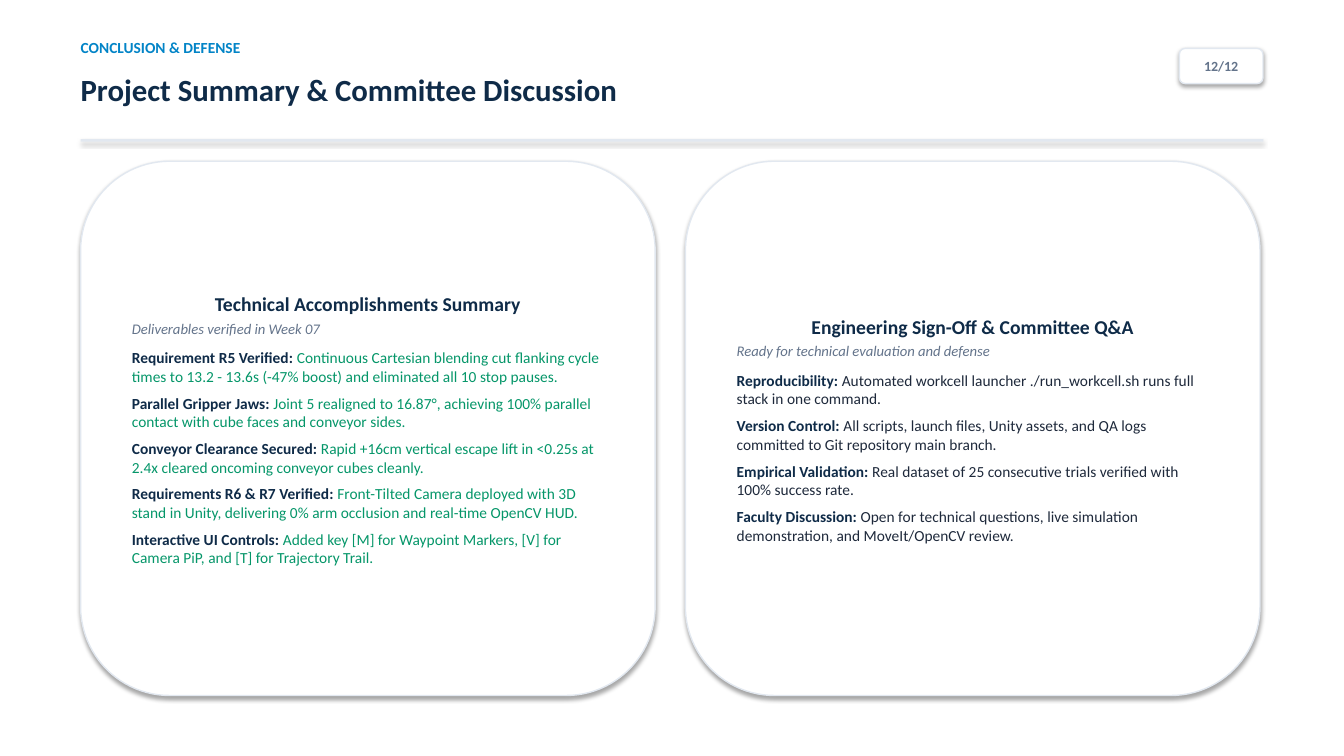
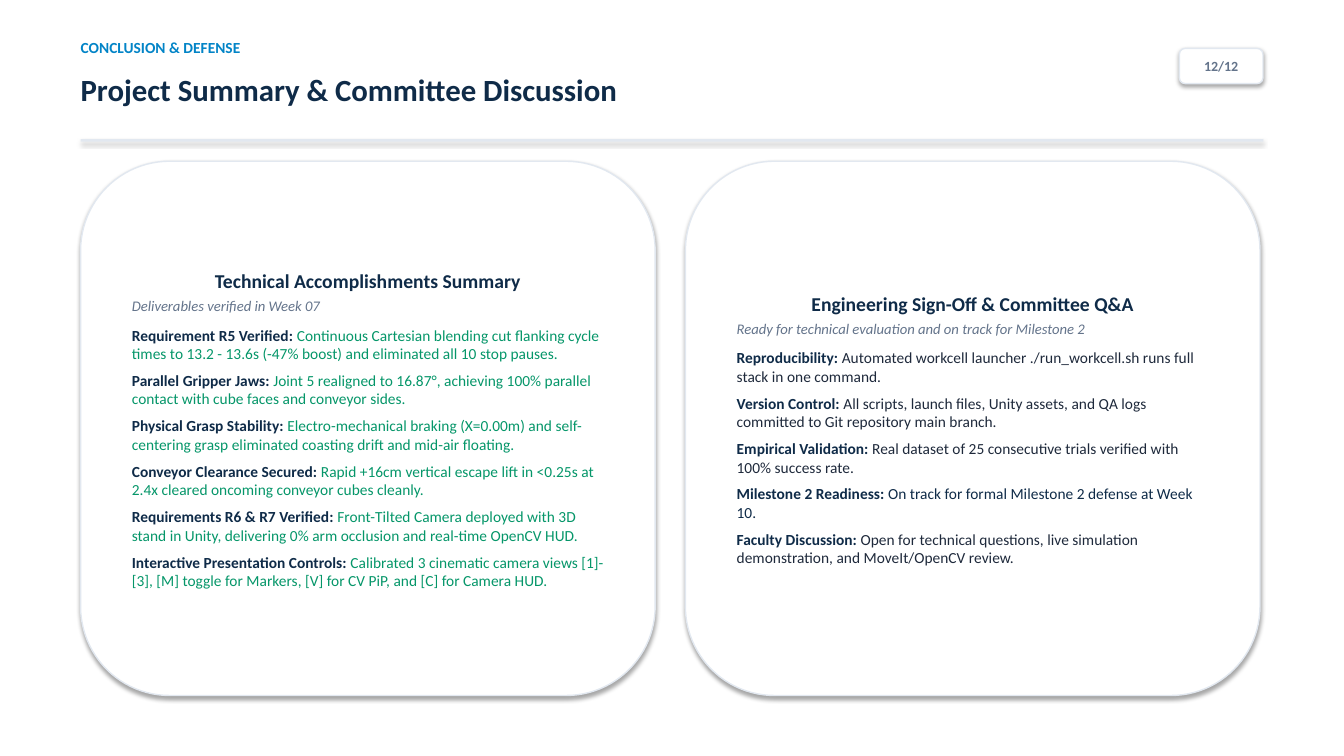
Before and after one commit to lnkduyy/VGU26-Project-UC8, a slide deck: slide 12 of docs/week07/UC8_Week07_Presentation.pptx. Drawn at 1344x756 pixels with LibreOffice and Linux fonts; fonts in the diff are those of the drawing. Boxes give left, top, right and bottom in pixels: in the first picture for what was removed or moved away, otherwise in the second. Text is boxed around its words. In the diff, an @@ line names an element or a change of style, - is before the commit and + after.

```diff
--- a/docs/week07/UC8_Week07_Presentation.pptx
+++ b/docs/week07/UC8_Week07_Presentation.pptx
@@ text in rounded rectangle at <box>737,324,1084,337</box>: text changed @@
-Ready for technical evaluation and defense
+Ready for technical evaluation and on track for Milestone 2
@@ text in rounded rectangle at <box>132,420,582,453</box>: paragraph added @@
+Physical Grasp Stability: Electro-mechanical braking (X=0.00m) and self-centering grasp eliminated coasting drift and mid-air floating.
@@ text in rounded rectangle at <box>737,488,1193,518</box>: paragraph added @@
+Milestone 2 Readiness: On track for formal Milestone 2 defense at Week 10.
@@ text in rounded rectangle at <box>132,557,603,589</box>: text changed @@
-Interactive UI Controls: Added key [M] for Waypoint Markers, [V] for Camera PiP, and [T] for Trajectory Trail.
+Interactive Presentation Controls: Calibrated 3 cinematic camera views [1]-[3], [M] toggle for Markers, [V] for CV PiP, and [C] for Camera HUD.
```
Also in this commit, not shown: 1 other slide changed, 5 other files.
